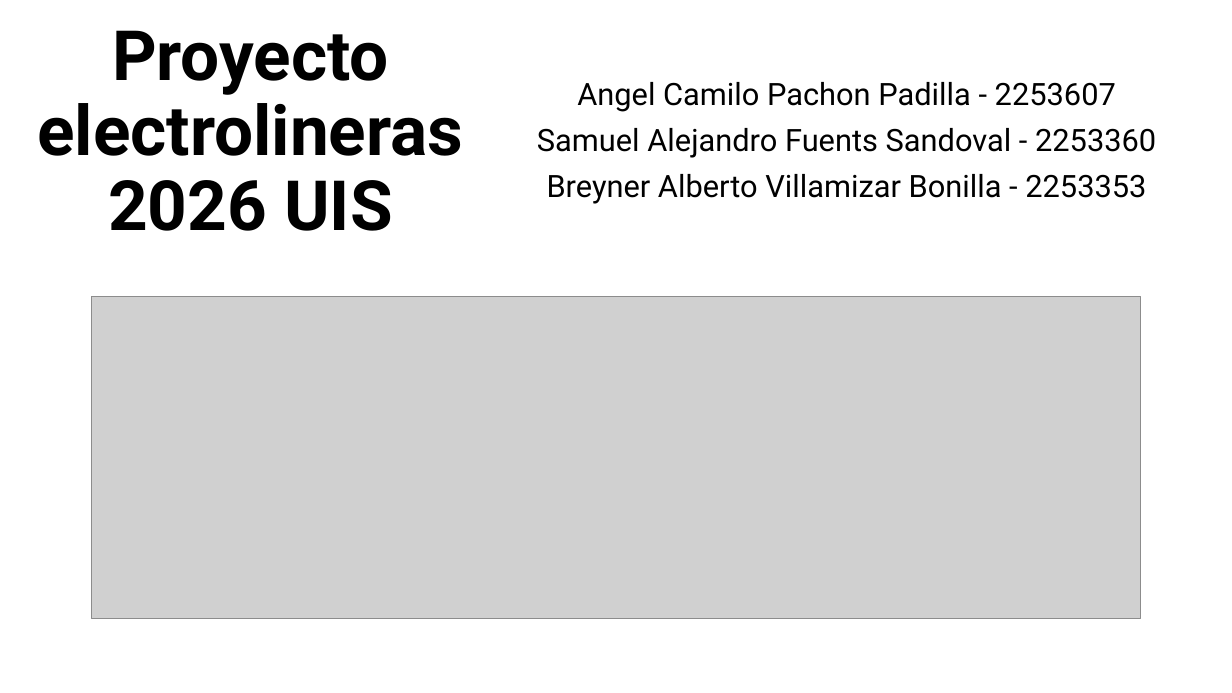
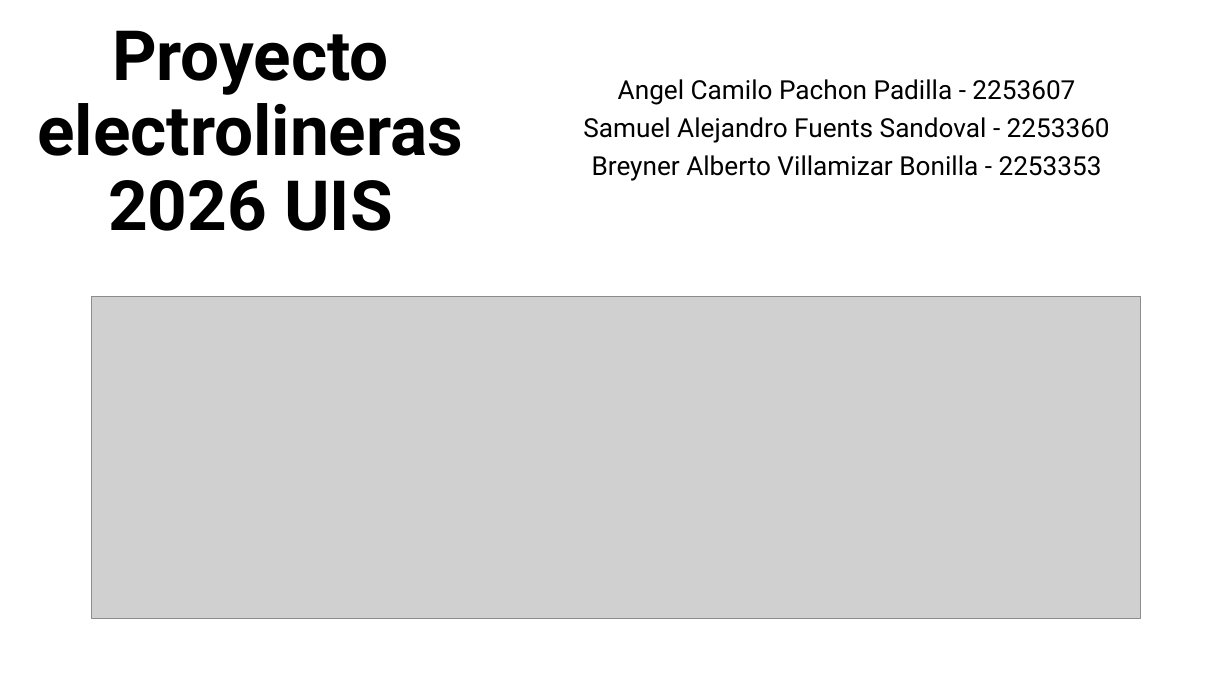
Before and after one commit to Comal2/Proyecto-electrolineras-2026-UIS, a slide deck: slide 1 of documentos/Presentacion_28.pptx. Drawn at 1232x693 pixels with LibreOffice and Linux fonts; fonts in the diff are those of the drawing; grey boxes stand for pictures. Boxes give left, top, right and bottom in pixels: in the first picture for what was removed or moved away, otherwise in the second. Text is boxed around its words. In the diff, an @@ line names an element or a change of style, - is before the commit and + after.

```diff
--- a/documentos/Presentacion_28.pptx
+++ b/documentos/Presentacion_28.pptx
@@ subtitle "Angel Camilo Pachon Padilla - ..." at (583, 79, 1110, 181): size 24 to 20.4 pt; line spacing 0.9 to 0.8 @@
```
Also in this commit, not shown: 5 slides added, 4 slides removed.
